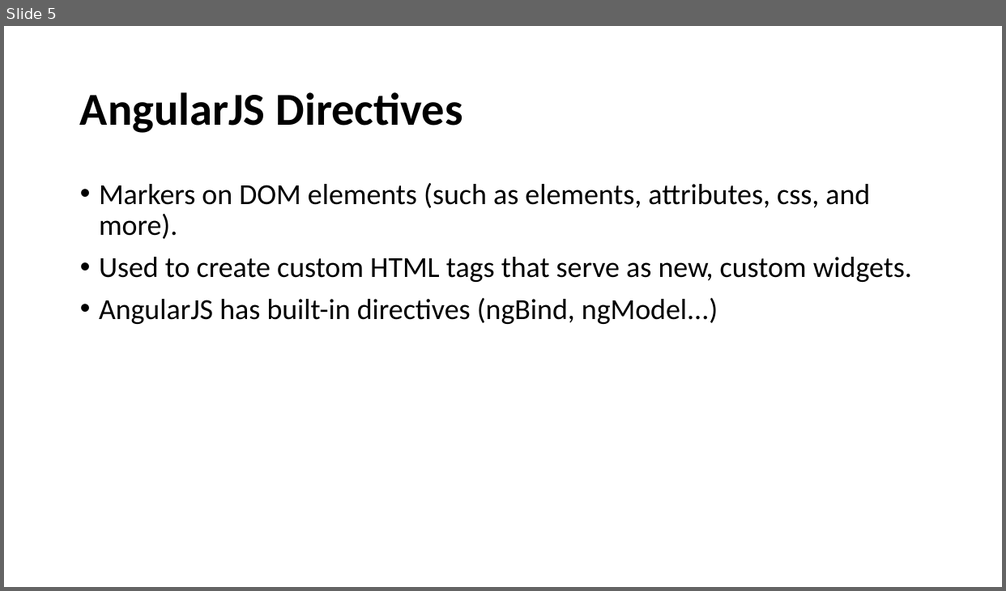
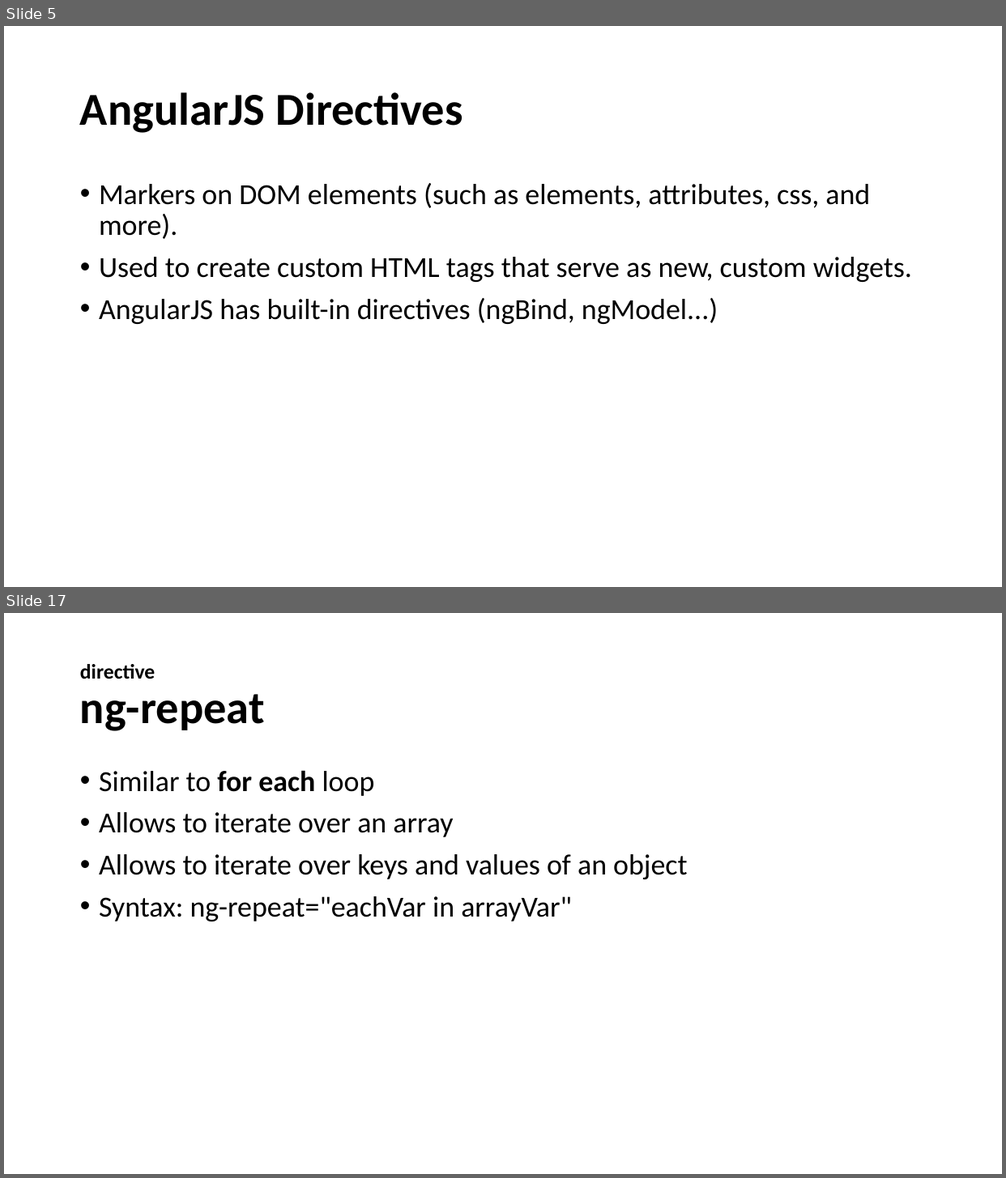
Before and after one commit to santoshkar/Angular, a slide deck: Angular JS draft.pptx. Shown one above the other, each under a label of ours: slide 5 before the commit, slides 5 and 17 after it; the slides between them are not shown. The pictures are 1006x591 and 1006x1178 pixels, drawn with LibreOffice and Linux fonts; fonts in the diff are those of the drawing. Boxes give left, top, right and bottom in pixels: in the first picture for what was removed or moved away, otherwise in the second. Text is boxed around its words. In the diff, an @@ line names an element or a change of style, - is before the commit and + after.

```diff
--- a/Angular JS draft.pptx
+++ b/Angular JS draft.pptx
@@ slide 17 added at (4,613,1002,1174), background #FFFFFF @@
@@ title added at (80,664,265,731), 20 pt, text #000000, bold @@
+directive
+ng-repeat
@@ text added at (99,770,687,922), 28 pt, text #000000 @@
+• Similar to for each loop
+• Allows to iterate over an array
+• Allows to iterate over keys and values of an object
+• Syntax: ng-repeat="eachVar in arrayVar"
```
Also in this commit, not shown: 7 slides changed, 7 other slides added, 1 slide removed, 4 other files.
